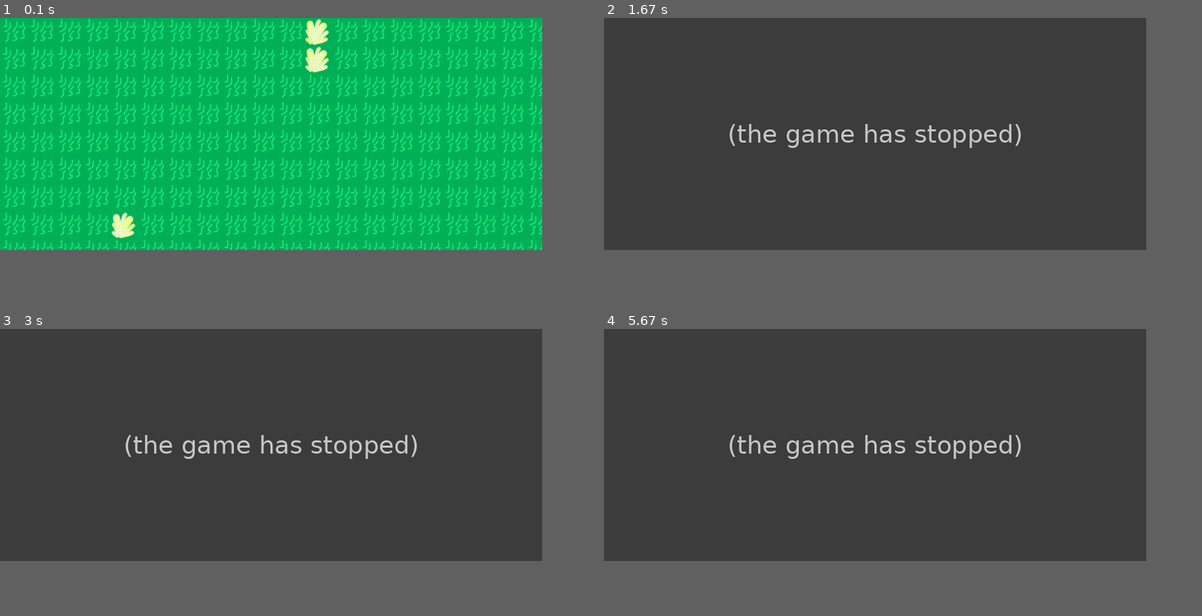
Above: before the commit, frames 1-4 (two rows, left to right).
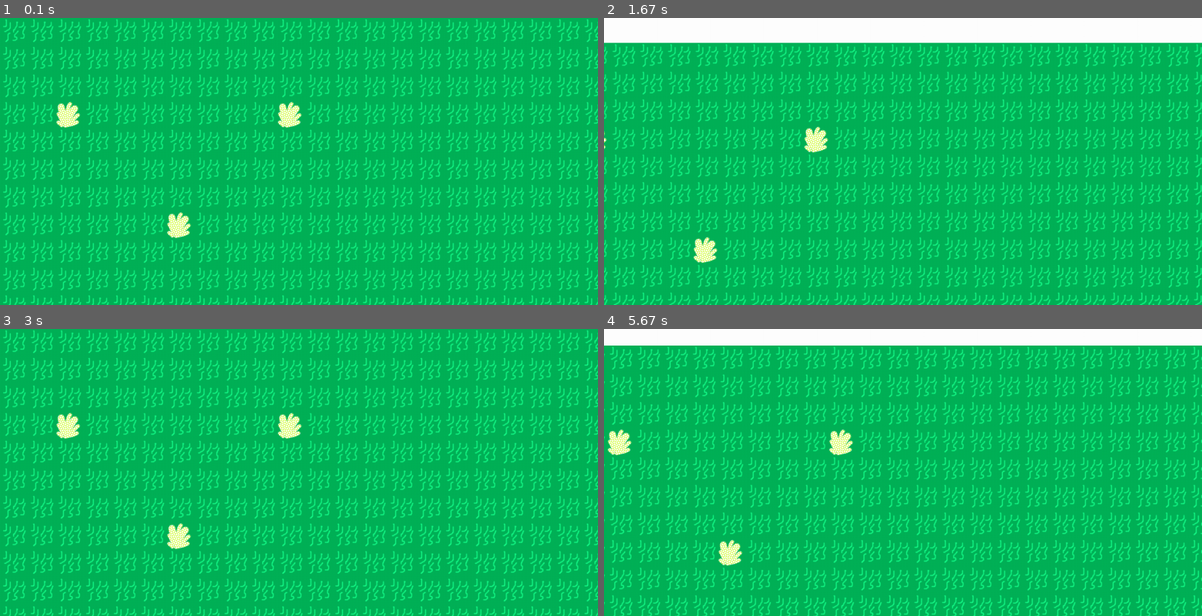
Above: after the commit, the same moments.

Repository: nzbradley7/Homestead-Pygame
Game: pygame game, started from main.py
Same seed, same stepped clock (60 frames per second), same inputs: the game is played once before the commit and once after it.
Inputs:
- Up to frame 1 (0.1 s): no input
- Up to frame 2 (1.67 s): hold D 0.33-0.8 s; hold W 0.83-1.13 s; hold D 1.17-1.63 s
- Up to frame 3 (3 s): hold A 1.67-2.2 s; hold S 2.23-2.53 s; hold A 2.57-2.97 s
- Up to frame 4 (5.67 s): hold W 3-3.37 s; hold D 3.4-4.03 s; hold S 4.07-4.43 s; hold A 4.47-4.93 s; hold D 4.97-5.43 s; hold W from 5.47 s (still down)
In our replay, the window is 816x350 before the commit and 900x433 after it. These sizes can differ from the game's own. Grey fills any space a smaller window leaves; there, only what the larger window draws over its background counts as a difference.

The runs differ from the first frame. In frame 1, 6.3% of the frame differs, in the area x 0-100%, y 0-100%; in frame 2, 78%; in frame 3, 77%; in frame 4, 78%.
Error before the commit: AttributeError: 'Handler' object has no attribute 'TEST_sprite' (logic.py line 17); the game stopped at 0.33 s (later frames are placeholders)

Commit message:
Created Camera class
fucking hell that took forever

Diff:
--- a/board.py
+++ b/board.py
@@ -1,4 +1,5 @@
 import pygame, my, random
+from pygame.locals import *
 
 def loadTerrainImg(terrainNames):
     imgs = {}
@@ -25,6 +26,29 @@
             self.tiles.append(row)
 
     def gen_board(self):
+        self.surf = pygame.Surface((my.MAP_WIDTH, my.MAP_HEIGHT)).convert()
         for x in range(0, my.MAP_CELLS_X):
             for y in range(0, my.MAP_CELLS_Y):
-                my.screen.blit(Board.IMG[self.tiles[x][y]], (x * my.CELL_SIZE, y * my.CELL_SIZE))
+                self.surf.blit(Board.IMG[self.tiles[x][y]], (x * my.CELL_SIZE, y * my.CELL_SIZE))
+
+class Camera:
+    '''Camera class'''
+    def __init__(self):
+        self.view_area = pygame.Rect(0, 0, my.WINDOW_WIDTH, my.WINDOW_HEIGHT)
+        self.focus = self.view_area.center
+
+    def update(self):
+        x, y = self.focus
+
+        #controls
+        if my.KEYS['w'] in my.input_handle.pressed_keys:
+            y += my.CAM_SPEED
+        if my.KEYS['s'] in my.input_handle.pressed_keys:
+            y -= my.CAM_SPEED
+        if my.KEYS['a'] in my.input_handle.pressed_keys:
+            x += my.CAM_SPEED
+        if my.KEYS['d'] in my.input_handle.pressed_keys:
+            x -= my.CAM_SPEED
+
+        self.focus = (x, y)
+        self.view_area.center = self.focus
--- a/logic.py
+++ b/logic.py
@@ -6,14 +6,11 @@
     def __init__(self):
         my.board = board.Board()
         my.board.gen_board()
+        my.camera = board.Camera()
+        my.input_handle = input.Input()
 
     def update(self):
         my.input_handle.get()
-        if pygame.locals.K_s in my.input_handle.pressed_keys:
-            self.TEST_sprite.pos_y += 10
-        if pygame.locals.K_w in my.input_handle.pressed_keys:
-            self.TEST_sprite.pos_y -= 10
-        if pygame.locals.K_d in my.input_handle.pressed_keys:
-            self.TEST_sprite.pos_x += 10
-        if pygame.locals.K_a in my.input_handle.pressed_keys:
-            self.TEST_sprite.pos_x -= 10
+        my.camera.update()
+        my.screen.fill(my.COLOURS['white'])
+        my.screen.blit(my.board.surf, my.camera.view_area)
--- a/main.py
+++ b/main.py
@@ -1,22 +1,16 @@
 import pygame, my, sprite, board, input, sys, logic
 
-clock = pygame.time.Clock()
-screen = my.screen
-colours = my.COLOURS
-my.input_handle = input.Input()
 handler = logic.Handler()
 
 while not my.GAME_EXIT:
     #Compute physics
-
+    delta_time = my.CLOCK.tick(my.FPS)
     #Handle events
     handler.update()
     #Draw objects
     #screen.fill(colours['white'])
-    for sprite in my.SPRITES:
-        sprite.draw(screen)
     pygame.display.update()
-    clock.tick(60)
+    my.CLOCK.tick(my.FPS)
 
 pygame.quit()
 sys.exit()
--- a/my.py
+++ b/my.py
@@ -1,4 +1,5 @@
 import pygame
+from pygame.locals import *
 
 COLOURS = {'red1' : (178,27,9),
            'red2' : (255,73,50),
@@ -7,32 +8,43 @@
            'green1' : (25,255,139),
            'white' : (255,255,255)}
 
+KEYS = {'w' : pygame.locals.K_w,
+        's' : pygame.locals.K_s,
+        'a' : pygame.locals.K_a,
+        'd' : pygame.locals.K_d
+        }
+
 SPRITES = []
 
 WINDOWED_MODE = True
 GAME_EXIT = False
 
+CLOCK = pygame.time.Clock()
+FPS = 60
+
 CELL_SIZE = 50
-MAP_CELLS_X = 150
-MAP_CELLS_Y = 150
+MAP_CELLS_X = 100
+MAP_CELLS_Y = 100
 MAP_WIDTH = MAP_CELLS_X * CELL_SIZE
 MAP_HEIGHT = MAP_CELLS_Y * CELL_SIZE
+
+CAM_SPEED = 5
 
 TERRAIN = ["grass", "tussock"]
 TUSSOCK_FREQ = 75
 
 pygame.init()
 
-screenInfo = pygame.display.Info()
+screen_info = pygame.display.Info()
 
 if WINDOWED_MODE:
-	WINDOW_WIDTH = screenInfo.current_w  - 300#- 200
-	WINDOW_HEIGHT = screenInfo.current_h - 300# - 200
+	WINDOW_WIDTH = screen_info.current_w  - 200
+	WINDOW_HEIGHT = screen_info.current_h - 200
 	screen = pygame.display.set_mode((WINDOW_WIDTH, WINDOW_HEIGHT))
 
 if not WINDOWED_MODE:
-	WINDOW_WIDTH = screenInfo.current_w
-	WINDOW_HEIGHT = screenInfo.current_h
+	WINDOW_WIDTH = screen_info.current_w
+	WINDOW_HEIGHT = screen_info.current_h
 	screen = pygame.display.set_mode((WINDOW_WIDTH, WINDOW_HEIGHT), pygame.FULLSCREEN)
 
 pygame.display.set_caption('RPG')
